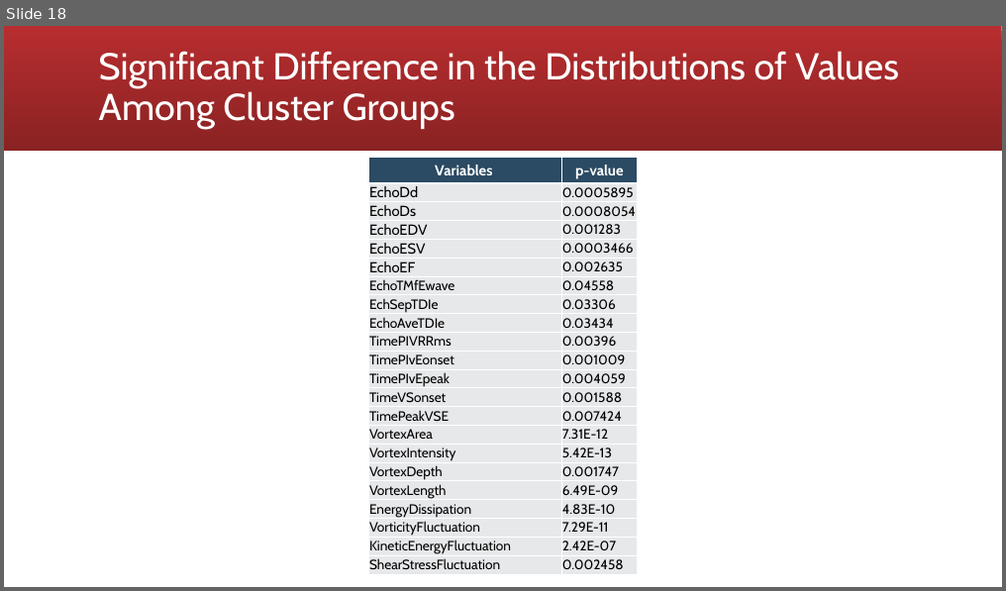
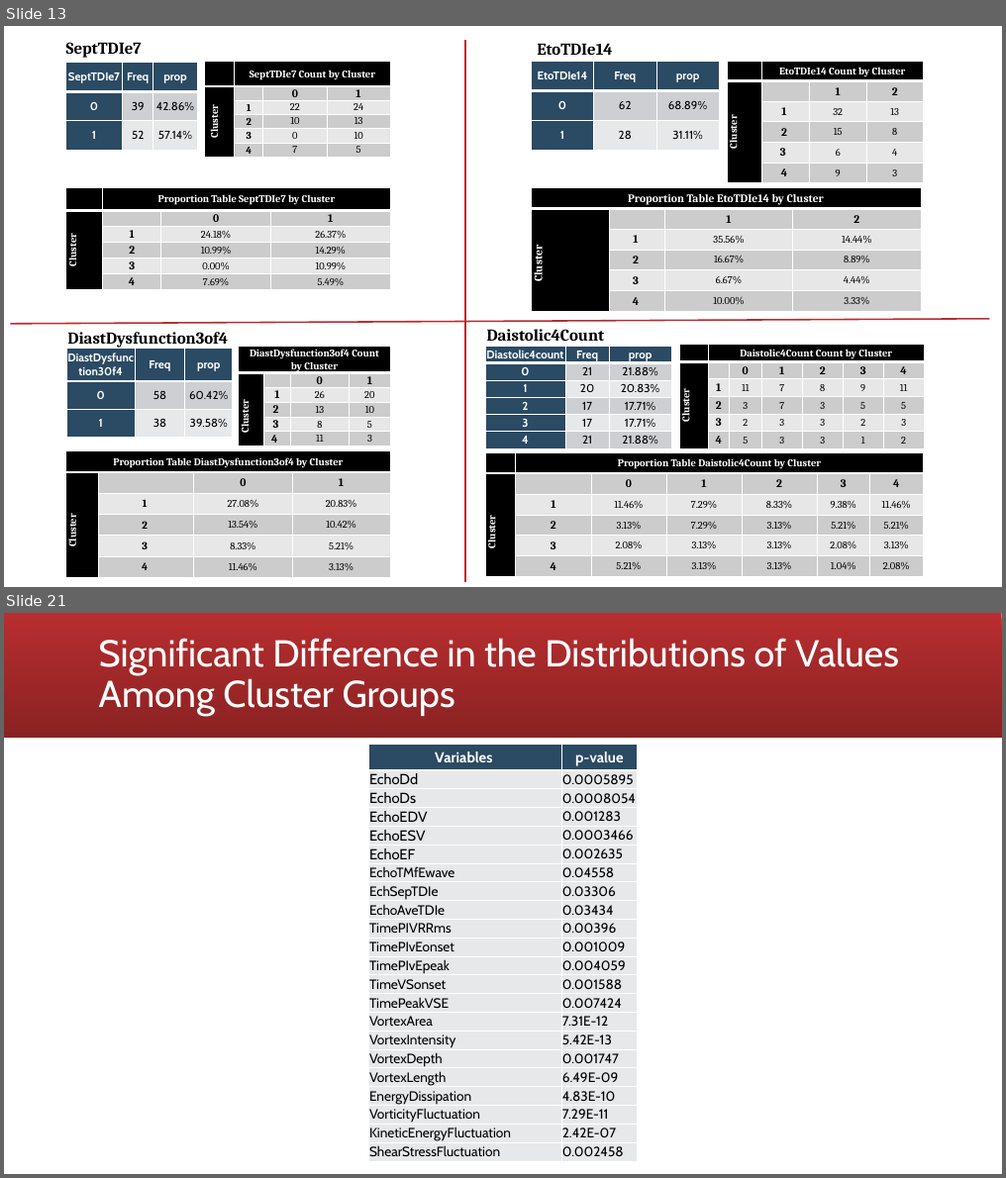
Before and after one commit to kunikoho/rstudio-projects, a slide deck: vorticity/vorticity-nonpca-presentation-nonparametric.pptx. Shown one above the other, each under a label of ours: slide 18 before the commit, slides 13 and 21 after it; the slides between them are not shown. The pictures are 1006x591 and 1006x1178 pixels, drawn with LibreOffice and Linux fonts; fonts in the diff are those of the drawing. Boxes give left, top, right and bottom in pixels: in the first picture for what was removed or moved away, otherwise in the second. Text is boxed around its words. In the diff, an @@ line names an element or a change of style, - is before the commit and + after.

```diff
--- a/vorticity/vorticity-nonpca-presentation-nonparametric.pptx
+++ b/vorticity/vorticity-nonpca-presentation-nonparametric.pptx
@@ slide 13 added at [4,26,1002,587], background #FFFFFF @@
@@ text added at [66,42,142,58], 16 pt, text #000000, bold @@
+SeptTDIe7
@@ line added from (466, 40) to (466, 583), #B82D2F 1.5 pt @@
@@ text added at [537,43,612,55], 16 pt, text #000000, bold @@
+EtoTDIe14
@@ table added at [65,63,197,403], 3 rows, 3 columns @@
+SeptTDIe7 | Freq | prop
+0 | 39 | 42.86%
+1 | 52 | 57.14%
@@ table added at [205,62,390,472], 6 rows, 4 columns @@
+ | SeptTDIe7 Count by Cluster |  | 
+Cluster |  | 0 | 1
+ | 1 | 22 | 24
+ | 2 | 10 | 13
+ | 3 | 0 | 10
+ | 4 | 7 | 5
@@ table added at [531,62,720,366], 3 rows, 3 columns @@
+EtoTDIe14 | Freq | prop
+0 | 62 | 68.89%
+1 | 28 | 31.11%
@@ table added at [727,61,924,361], 6 rows, 4 columns @@
+ | EtoTDIe14 Count by Cluster |  | 
+Cluster |  | 1 | 2
+ | 1 | 32 | 13
+ | 2 | 15 | 8
+ | 3 | 6 | 4
+ | 4 | 9 | 3
@@ table added at [66,187,391,574], 6 rows, 4 columns @@
+ | Proportion Table SeptTDIe7 by Cluster |  | 
+Cluster |  | 0 | 1
+ | 1 | 24.18% | 26.37%
+ | 2 | 10.99% | 14.29%
+ | 3 | 0.00% | 10.99%
+ | 4 | 7.69% | 5.49%
@@ table added at [531,188,921,473], 6 rows, 4 columns @@
+Proportion Table EtoTDIe14 by Cluster |  |  | 
+Cluster |  | 1 | 2
+ | 1 | 35.56% | 14.44%
+ | 2 | 16.67% | 8.89%
+ | 3 | 6.67% | 4.44%
+ | 4 | 10.00% | 3.33%
@@ line added from (10, 324) to (990, 319), #B82D2F 1.5 pt @@
@@ table added at [66,349,233,438], 3 rows, 3 columns @@
+DiastDysfunction30f4 | Freq | prop
+0 | 58 | 60.42%
+1 | 38 | 39.58%
@@ text added at [67,332,228,348], 16 pt, text #000000, bold @@
+DiastDysfunction3of4
@@ table added at [239,347,391,447], 6 rows, 4 columns @@
+DiastDysfunction3of4 Count by Cluster |  |  | 
+Cluster |  | 0 | 1
+ | 1 | 26 | 20
+ | 2 | 13 | 10
+ | 3 | 8 | 5
+ | 4 | 11 | 3
@@ table added at [485,347,672,449], 6 rows, 3 columns @@
+Diastolic4count | Freq | prop
+0 | 21 | 21.88%
+1 | 20 | 20.83%
+2 | 17 | 17.71%
+3 | 17 | 17.71%
+4 | 21 | 21.88%
@@ text added at [487,329,605,341], 16 pt, text #000000, bold @@
+Daistolic4Count
@@ table added at [679,345,924,471], 6 rows, 7 columns @@
+ | Daistolic4Count Count by Cluster |  |  |  |  | 
+Cluster |  | 0 | 1 | 2 | 3 | 4
+ | 1 | 11 | 7 | 8 | 9 | 11
+ | 2 | 3 | 7 | 3 | 5 | 5
+ | 3 | 2 | 3 | 3 | 2 | 3
+ | 4 | 5 | 3 | 3 | 1 | 2
@@ table added at [66,452,390,578], 6 rows, 4 columns @@
+Proportion Table DiastDysfunction3of4 by Cluster |  |  | 
+Cluster |  | 0 | 1
+ | 1 | 27.08% | 20.83%
+ | 2 | 13.54% | 10.42%
+ | 3 | 8.33% | 5.21%
+ | 4 | 11.46% | 3.13%
@@ table added at [485,453,925,577], 6 rows, 7 columns @@
+ | Proportion Table Daistolic4Count by Cluster |  |  |  |  | 
+Cluster |  | 0 | 1 | 2 | 3 | 4
+ | 1 | 11.46% | 7.29% | 8.33% | 9.38% | 11.46%
+ | 2 | 3.13% | 7.29% | 3.13% | 5.21% | 5.21%
+ | 3 | 2.08% | 3.13% | 3.13% | 2.08% | 3.13%
+ | 4 | 5.21% | 3.13% | 3.13% | 1.04% | 2.08%
@@ what was slide 18 is now slide 21 @@
```
Also in this commit, not shown: 8 slides changed, 3 other slides added, 1 slide removed, 18 other files.
